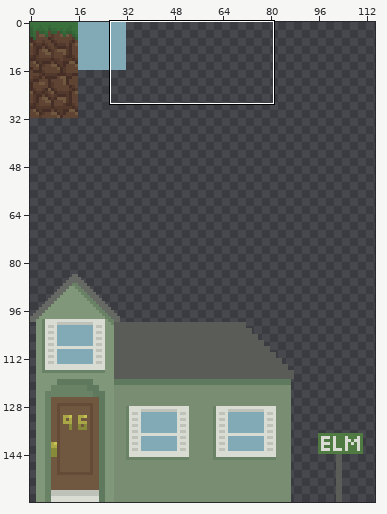
Pixel-art file -- assets/images/terrain.ase. The picture above shows the old version from afar; the outline marks the close-up.
Close-up. Before the commit:
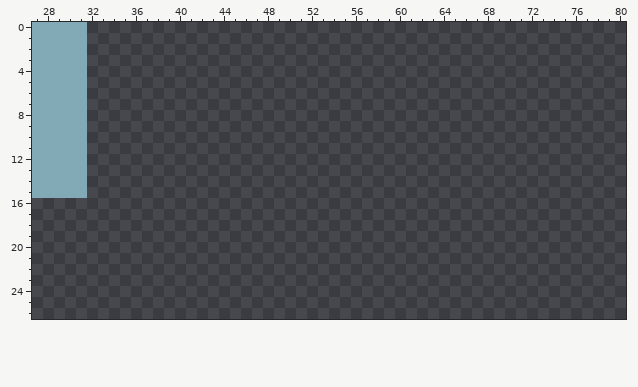
160x160 pixels, 1 frame. Colours within 5 levels of each other are drawn and written as one. Shown: x 27..80, y 0..26. The wide view leaves out empty margins.
Once edited:
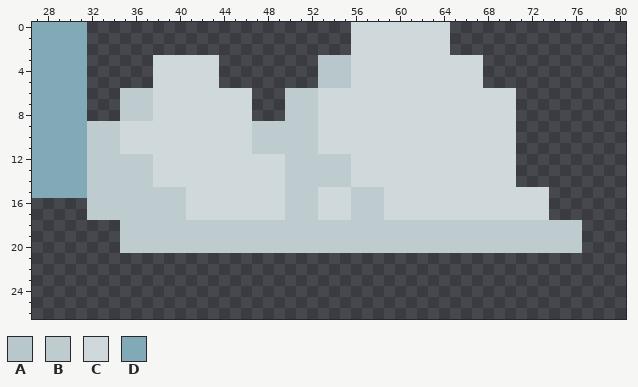
Palette (. is transparent): A #b8c7cb  B #becbcf  C #cfd9dc  D #81aab6
The exact change:
@@ x 27..80 @@
- 0 DDDDD.................................................
- 1 DDDDD.................................................
- 2 DDDDD.................................................
- 3 DDDDD.................................................
- 4 DDDDD.................................................
- 5 DDDDD.................................................
- 6 DDDDD.................................................
- 7 DDDDD.................................................
- 8 DDDDD.................................................
- 9 DDDDD.................................................
-10 DDDDD.................................................
-11 DDDDD.................................................
-12 DDDDD.................................................
-13 DDDDD.................................................
-14 DDDDD.................................................
-15 DDDDD.................................................
-16 ......................................................
-17 ......................................................
-18 ......................................................
-19 ......................................................
-20 ......................................................
+ 0 DDDDD........................CCCCCCCCC................
+ 1 DDDDD........................CCCCCCCCC................
+ 2 DDDDD........................CCCCCCCCC................
+ 3 DDDDD......CCCCCC.........AAACCCCCCCCCCCC.............
+ 4 DDDDD......CCCCCC.........AAACCCCCCCCCCCC.............
+ 5 DDDDD......CCCCCC.........AAACCCCCCCCCCCC.............
+ 6 DDDDD...BBBCCCCCCCCC...BBBCCCCCCCCCCCCCCCCCC..........
+ 7 DDDDD...BBBCCCCCCCCC...BBBCCCCCCCCCCCCCCCCCC..........
+ 8 DDDDD...BBBCCCCCCCCC...BBBCCCCCCCCCCCCCCCCCC..........
+ 9 DDDDDBBBCCCCCCCCCCCCBBBBBBCCCCCCCCCCCCCCCCCC..........
+10 DDDDDBBBCCCCCCCCCCCCBBBBBBCCCCCCCCCCCCCCCCCC..........
+11 DDDDDBBBCCCCCCCCCCCCBBBBBBCCCCCCCCCCCCCCCCCC..........
+12 DDDDDBBBBBBCCCCCCCCCCCCBBBBBBCCCCCCCCCCCCCCC..........
+13 DDDDDBBBBBBCCCCCCCCCCCCBBBBBBCCCCCCCCCCCCCCC..........
+14 DDDDDBBBBBBCCCCCCCCCCCCBBBBBBCCCCCCCCCCCCCCC..........
+15 DDDDDBBBBBBBBBCCCCCCCCCBBBCCCBBBCCCCCCCCCCCCCCC.......
+16 .....BBBBBBBBBCCCCCCCCCBBBCCCBBBCCCCCCCCCCCCCCC.......
+17 .....BBBBBBBBBCCCCCCCCCBBBCCCBBBCCCCCCCCCCCCCCC.......
+18 ........BBBBBBBBBBBBBBBBBBBBBBBBBBBBBBBBBBBBBBBBBB....
+19 ........BBBBBBBBBBBBBBBBBBBBBBBBBBBBBBBBBBBBBBBBBB....
+20 ........BBBBBBBBBBBBBBBBBBBBBBBBBBBBBBBBBBBBBBBBBB....
 21 ......................................................
Changed places in both close-ups, as pixel boxes (x1, y1, x2, y2):
added: (87, 22, 582, 253)
